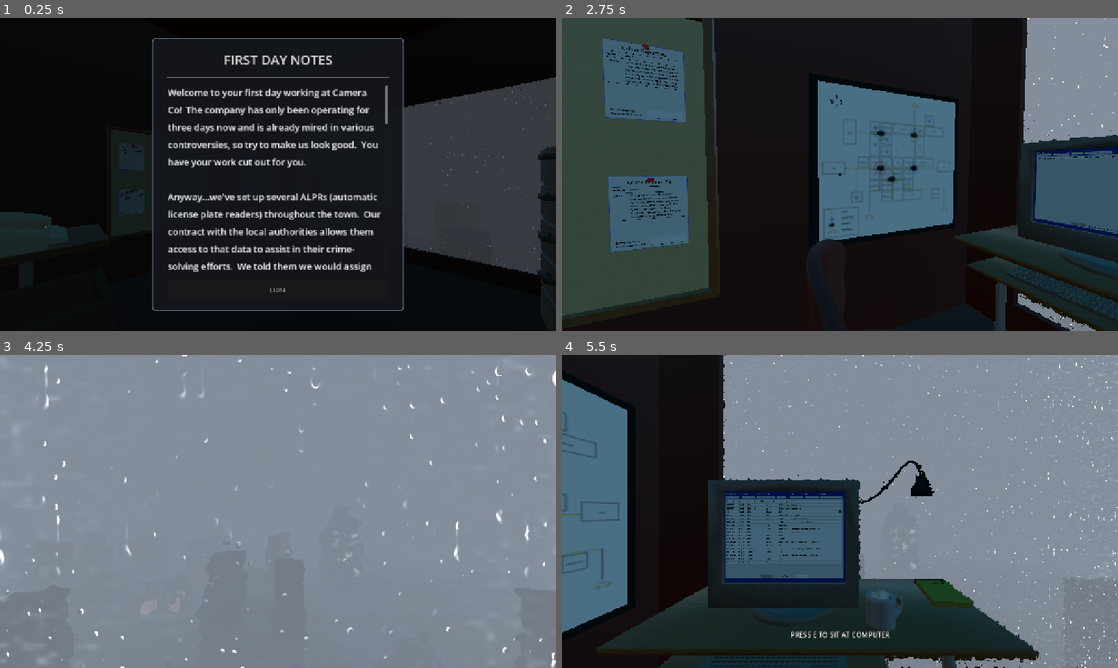
Above: before the commit, frames 1-4 (two rows, left to right).
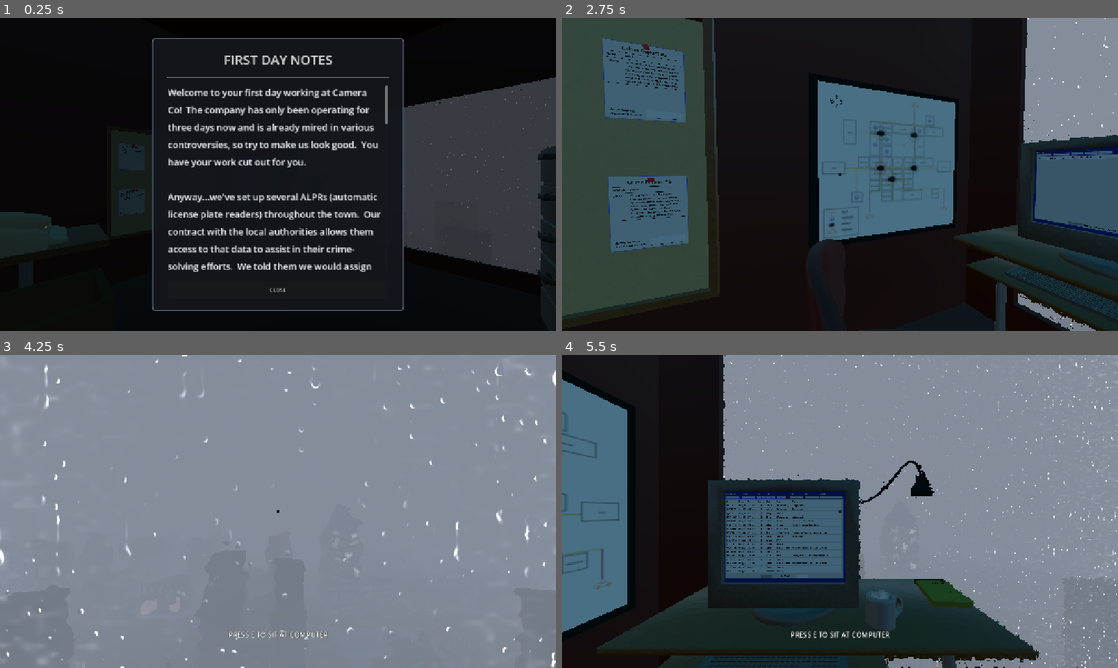
Above: after the commit, the same moments.

Repository: Ciph3rzer0/brackeys-2026.2-trust-no-one
Game: Godot game, scene res://scenes/city.tscn
Two runs of this game, one before a commit and one after it. Both use one fixed random seed, a clock stepped at 60 frames per second and the inputs below.
Inputs (mouse positions are in pixels of both pictures, inside the frame that each line leads up to):
- Up to frame 1 (0.25 s): no input
- Up to frame 2 (2.75 s): tap Enter at 0.5 s; move the mouse to (962, 158) at 0.52 s; hold D (pc_right) 0.53-1.28 s; hold E (pc_interact) 0.53-1.28 s; click (962, 158) at 0.67 s; tap Space at 0.77, 1.07, 1.52, 1.82 s; move the mouse to (812, 174) at 1.27 s; hold W (pc_forward) from 1.28 s (still down); tap E (pc_interact) at 1.35, 2.3 s; click (812, 174) at 1.42 s; move the mouse to (851, 168) at 2.02 s; hold Ctrl from 2.03 s (still down); click (851, 168) at 2.17 s
- Up to frame 3 (4.25 s): keep holding W (pc_forward); move the mouse to (272, 517) at 2.77 s; release Ctrl at 2.78 s; tap Shift at 2.85 s; click (272, 517) at 2.92 s; tap Space at 3.02, 3.32, 3.77, 4.07 s; tap E (pc_interact) at 3.05, 3.5 s; move the mouse to (316, 514) at 3.52 s; hold E (pc_interact) from 3.53 s (still down); click (316, 514) at 3.67 s; tap Escape (ui_cancel) at 4.15 s
- Up to frame 4 (5.5 s): release W (pc_forward) at 4.25 s; release E (pc_interact) at 4.25 s; drag from (673, 464) to (756, 433) at 4.27 s; tap E (pc_interact) at 5, 5.3 s; move the mouse to (867, 511) at 5.02 s; hold S (pc_back) from 5.03 s (still down); hold Ctrl from 5.03 s (still down); click (867, 511) at 5.17 s

The runs differ from the first frame. In frame 2, less than 0.1% of the frame differs, in the area x 85-100%, y 44-69%; in frame 3, 0.2%; in frame 4, 0.7%, in the area x 29-48%, y 46-71%.

Commit message:
feat: add get up button

Diff:
--- /dev/null
+++ b/player_interaction_ui_theme.tres
@@ -0,0 +1,63 @@
+[gd_resource type="Theme" format=3 uid="uid://bem6t8jrt20f3"]
+
+[sub_resource type="StyleBoxFlat" id="StyleBoxFlat_p3m2w"]
+content_margin_left = 4.0
+content_margin_top = 4.0
+content_margin_right = 4.0
+content_margin_bottom = 4.0
+bg_color = Color(0.2, 0.2, 0.2, 0.78431374)
+border_width_left = 3
+border_width_right = 3
+corner_radius_top_left = 3
+corner_radius_top_right = 3
+corner_radius_bottom_right = 3
+corner_radius_bottom_left = 3
+corner_detail = 5
+expand_margin_left = 24.0
+expand_margin_top = 6.0
+expand_margin_right = 24.0
+expand_margin_bottom = 6.0
+
+[sub_resource type="StyleBoxFlat" id="StyleBoxFlat_1d34q"]
+content_margin_left = 4.0
+content_margin_top = 4.0
+content_margin_right = 4.0
+content_margin_bottom = 4.0
+bg_color = Color(0.2, 0.2, 0.2, 0.9019608)
+border_width_left = 3
+border_width_right = 3
+corner_radius_top_left = 3
+corner_radius_top_right = 3
+corner_radius_bottom_right = 3
+corner_radius_bottom_left = 3
+corner_detail = 5
+expand_margin_left = 24.0
+expand_margin_top = 6.0
+expand_margin_right = 24.0
+expand_margin_bottom = 6.0
+
+[sub_resource type="StyleBoxFlat" id="StyleBoxFlat_tyge1"]
+content_margin_left = 4.0
+content_margin_top = 4.0
+content_margin_right = 4.0
+content_margin_bottom = 4.0
+bg_color = Color(0.1, 0.1, 0.1, 0.78431374)
+border_width_left = 3
+border_width_right = 3
+corner_radius_top_left = 3
+corner_radius_top_right = 3
+corner_radius_bottom_right = 3
+corner_radius_bottom_left = 3
+corner_detail = 5
+expand_margin_left = 24.0
+expand_margin_top = 6.0
+expand_margin_right = 24.0
+expand_margin_bottom = 6.0
+
+[resource]
+Button/colors/font_color = Color(0.875, 0.875, 0.875, 1)
+Button/font_sizes/font_size = 20
+Button/styles/hover = SubResource("StyleBoxFlat_p3m2w")
+Button/styles/hover_pressed = SubResource("StyleBoxFlat_1d34q")
+Button/styles/normal = SubResource("StyleBoxFlat_tyge1")
+Button/styles/pressed = SubResource("StyleBoxFlat_1d34q")
--- a/scenes/player.tscn
+++ b/scenes/player.tscn
@@ -1,6 +1,7 @@
 [gd_scene format=3 uid="uid://bxc4ceq66ael3"]
 
 [ext_resource type="Script" uid="uid://b38bjfcu3wwbu" path="res://scripts/player.gd" id="1_3vyb7"]
+[ext_resource type="Theme" uid="uid://bem6t8jrt20f3" path="res://player_interaction_ui_theme.tres" id="2_g2els"]
 
 [sub_resource type="StyleBoxFlat" id="StyleBoxFlat_crosshair_dot"]
 bg_color = Color(0.92, 0.92, 0.9, 1)
@@ -84,6 +85,15 @@
 vertical_alignment = 1
 uppercase = true
 
+[node name="GetUpButton" type="Button" parent="InteractionUI" unique_id=1317281799]
+visible = false
+offset_left = 591.0
+offset_top = 624.0
+offset_right = 688.0
+offset_bottom = 660.0
+theme = ExtResource("2_g2els")
+text = "Stand Up"
+
 [node name="CapsuleBody" type="MeshInstance3D" parent="." unique_id=311267293]
 transform = Transform3D(1, 0, 0, 0, 1, 0, 0, 0, 1, 0, 1, 0)
 mesh = SubResource("CapsuleMesh_0o143")
@@ -96,3 +106,5 @@
 transform = Transform3D(1, 0, 0, 0, 1, 0, 0, 0, 1, 0, 1, 0)
 visible = false
 shape = SubResource("CapsuleShape3D_h45xw")
+
+[connection signal="pressed" from="InteractionUI/GetUpButton" to="." method="_on_get_up_button_pressed"]
--- a/scripts/player.gd
+++ b/scripts/player.gd
@@ -48,12 +48,12 @@
 		Input.set_mouse_mode(Input.MOUSE_MODE_CAPTURED)
 
 func _input(event: InputEvent) -> void:
-	if event.is_action_pressed("ui_cancel"):
-		set_mouse_free(!is_mouse_free)
-		if _mounted_object and !is_mouse_free:
-			_release_input_viewport_focus()
-		get_viewport().set_input_as_handled()
-		return
+	# if event.is_action_pressed("ui_cancel"):
+	# 	set_mouse_free(!is_mouse_free)
+	# 	if _mounted_object and !is_mouse_free:
+	# 		_release_input_viewport_focus()
+	# 	get_viewport().set_input_as_handled()
+	# 	return
 
 	if is_mouse_free: return
 	if event is InputEventMouseMotion:
@@ -149,6 +149,7 @@
 	cam.rotation_degrees.x = 0
 	change_fov(50.0, 0.27)
 	set_mouse_free(true)
+	$InteractionUI/GetUpButton.visible = true
 	mount.play_mount_sound()
 	mount.notify_mounted()
 
@@ -167,6 +168,7 @@
 	_release_input_viewport_focus()
 	change_fov(75.0, 0.05)
 	set_mouse_free(false)
+	$InteractionUI/GetUpButton.visible = false
 	if previous_mount:
 		previous_mount.notify_dismounted()
 
@@ -376,3 +378,7 @@
 	if footstep_sound.size() > 0:
 		$FootstepSound.stream = footstep_sound.pick_random()
 		$FootstepSound.play()
+
+
+func _on_get_up_button_pressed() -> void:
+	dismount()
--- a/ui/tables/table_theme.tres
+++ b/ui/tables/table_theme.tres
@@ -77,7 +77,7 @@
 Button/styles/normal = SubResource("StyleBoxFlat_7b602")
 Button/styles/pressed = SubResource("StyleBoxFlat_0ghoq")
 HBoxContainer/constants/separation = 8
-Label/font_sizes/font_size = 18
+Label/font_sizes/font_size = 22
 MarginContainer/constants/margin_bottom = 4
 MarginContainer/constants/margin_left = 4
 MarginContainer/constants/margin_right = 4
--- a/ui/tables/vehicle_sightings/vehicle_sightings_row_view.tscn
+++ b/ui/tables/vehicle_sightings/vehicle_sightings_row_view.tscn
@@ -42,13 +42,13 @@
 unique_name_in_owner = true
 custom_minimum_size = Vector2(120, 0)
 layout_mode = 2
-text = "License Plate"
+text = "Plate"
 clip_text = true
 text_overrun_behavior = 5
 
 [node name="Date" type="Label" parent="MarginContainer/HBoxContainer" unique_id=2036714697]
 unique_name_in_owner = true
-custom_minimum_size = Vector2(70, 0)
+custom_minimum_size = Vector2(80, 0)
 layout_mode = 2
 text = "Date"
 clip_text = true
@@ -56,7 +56,7 @@
 
 [node name="Time" type="Label" parent="MarginContainer/HBoxContainer" unique_id=318960022]
 unique_name_in_owner = true
-custom_minimum_size = Vector2(80, 0)
+custom_minimum_size = Vector2(100, 0)
 layout_mode = 2
 text = "Time"
 clip_text = true
@@ -64,25 +64,26 @@
 
 [node name="CameraID" type="Label" parent="MarginContainer/HBoxContainer" unique_id=94543752]
 unique_name_in_owner = true
-custom_minimum_size = Vector2(120, 0)
+custom_minimum_size = Vector2(90, 0)
 layout_mode = 2
-text = "Camera ID"
+text = "Camera"
+horizontal_alignment = 1
 clip_text = true
 text_overrun_behavior = 5
 
 [node name="VehicleColor" type="Label" parent="MarginContainer/HBoxContainer" unique_id=811470654]
 unique_name_in_owner = true
-custom_minimum_size = Vector2(120, 0)
+custom_minimum_size = Vector2(100, 0)
 layout_mode = 2
-text = "Vehicle Color"
+text = "Color"
 clip_text = true
 text_overrun_behavior = 5
 
 [node name="VehicleType" type="Label" parent="MarginContainer/HBoxContainer" unique_id=900088983]
 unique_name_in_owner = true
-custom_minimum_size = Vector2(120, 0)
+custom_minimum_size = Vector2(150, 0)
 layout_mode = 2
-text = "Vehicle Type"
+text = "Type"
 clip_text = true
 text_overrun_behavior = 5
 
